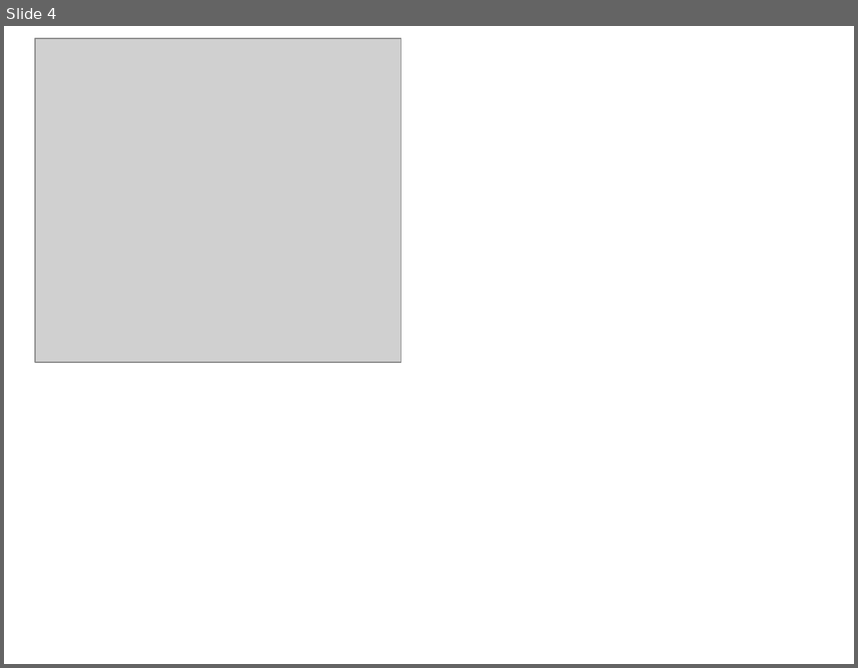
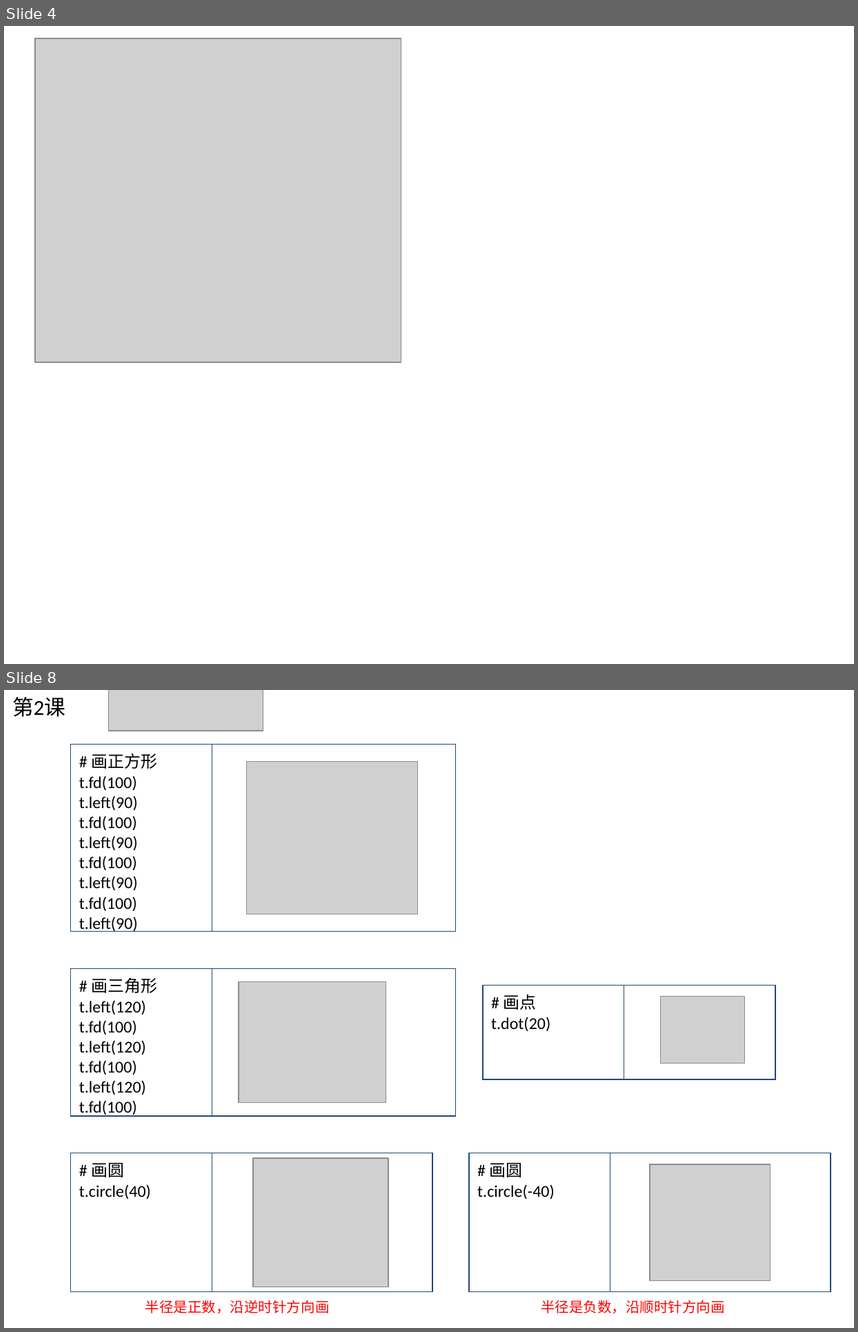
Before and after one commit to jellier/teachkidspython, a slide deck: Python入门课0.pptx. Shown one above the other, each under a label of ours: slide 4 before the commit, slides 4 and 8 after it; the slides between them are not shown. The pictures are 858x668 and 858x1332 pixels, drawn with LibreOffice and Linux fonts; fonts in the diff are those of the drawing; grey boxes stand for pictures. Boxes give left, top, right and bottom in pixels: in the first picture for what was removed or moved away, otherwise in the second. Text is boxed around its words. In the diff, an @@ line names an element or a change of style, - is before the commit and + after.

```diff
--- a/Python入门课0.pptx
+++ b/Python入门课0.pptx
@@ slide 8 added at bbox=[4, 690, 854, 1328], background #FFFFFF @@
@@ text added at bbox=[12, 697, 65, 717], 18 pt, text #000000 @@
+第2课
@@ picture added at bbox=[109, 690, 263, 731] @@
@@ table added at bbox=[70, 745, 455, 934], 1 rows, 2 columns @@
+# 画正方形 t.fd(100) t.left(90) t.fd(100) t.left(90) t.fd(100) t.left(90) t.fd(100) t.left(90) | 
@@ picture added at bbox=[247, 761, 418, 914] @@
@@ table added at bbox=[70, 968, 455, 1119], 1 rows, 2 columns @@
+# 画三角形 t.left(120) t.fd(100) t.left(120) t.fd(100) t.left(120) t.fd(100) | 
@@ picture added at bbox=[239, 982, 386, 1103] @@
@@ table added at bbox=[483, 985, 775, 1079], 1 rows, 2 columns @@
+# 画点 t.dot(20) | 
@@ picture added at bbox=[660, 996, 744, 1063] @@
@@ table added at bbox=[70, 1152, 432, 1291], 1 rows, 2 columns @@
+# 画圆 t.circle(40) | 
@@ picture added at bbox=[253, 1158, 388, 1286] @@
@@ table added at bbox=[469, 1152, 831, 1291], 1 rows, 2 columns @@
+# 画圆 t.circle(-40) | 
@@ picture added at bbox=[650, 1164, 771, 1281] @@
@@ text added at bbox=[145, 1299, 330, 1313], 12 pt, text #FF0000 @@
+半径是正数，沿逆时针方向画
@@ text added at bbox=[541, 1299, 725, 1313], 12 pt, text #FF0000 @@
+半径是负数，沿顺时针方向画
```
Also in this commit, not shown: 5 other slides added, 3 other files.
